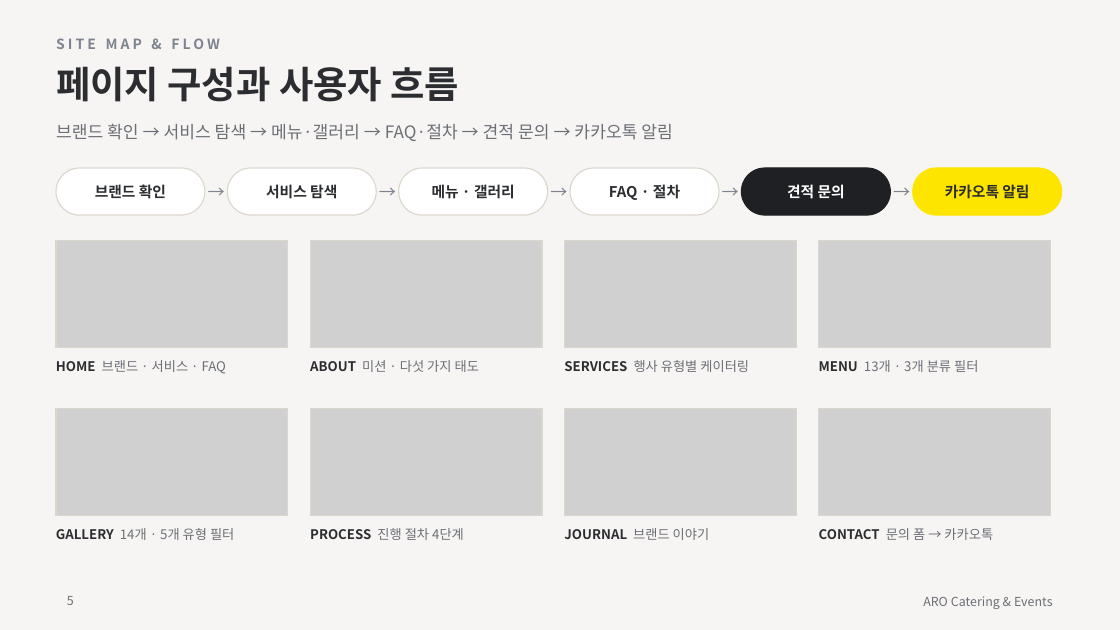
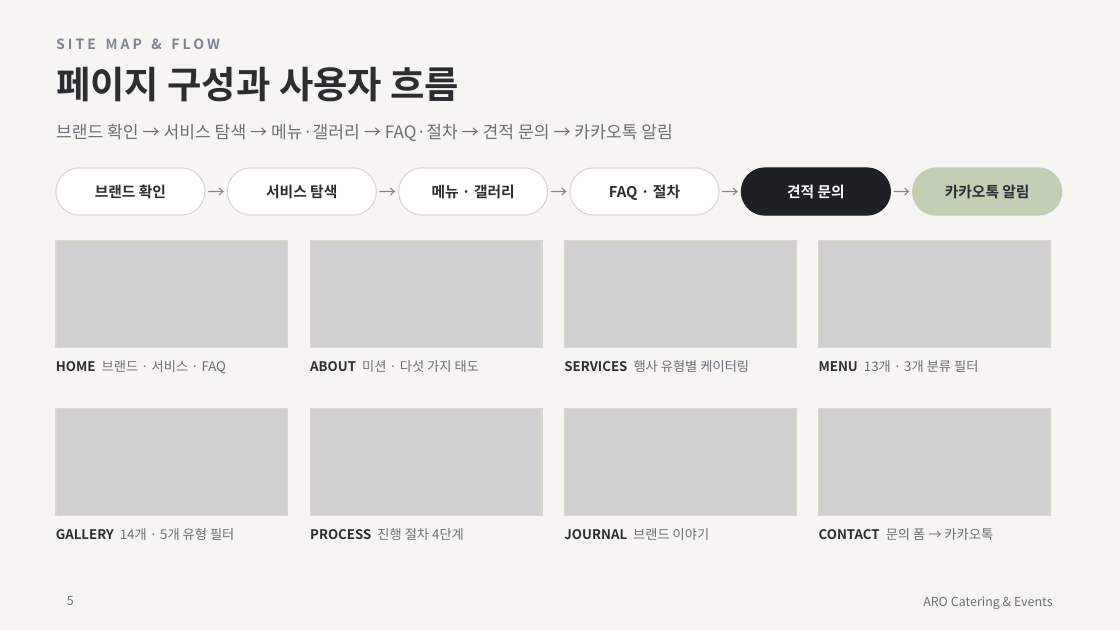
Before and after one commit to hyeran712/aro1, a slide deck: slide 5 of output/ARO_website_portfolio_summary.pptx. Drawn at 1120x630 pixels with LibreOffice and Linux fonts; fonts in the diff are those of the drawing; grey boxes stand for pictures. Boxes give left, top, right and bottom in pixels: in the first picture for what was removed or moved away, otherwise in the second. Text is boxed around its words. In the diff, an @@ line names an element or a change of style, - is before the commit and + after.

```diff
--- a/output/ARO_website_portfolio_summary.pptx
+++ b/output/ARO_website_portfolio_summary.pptx
@@ rounded rectangle at <box>913,168,1062,215</box>: fill #FEE500 to #C3CFB5; outline #FEE500 0.75 pt to #C3CFB5 0.75 pt @@
```
Also in this commit, not shown: 3 other slides changed, 4 other files.
